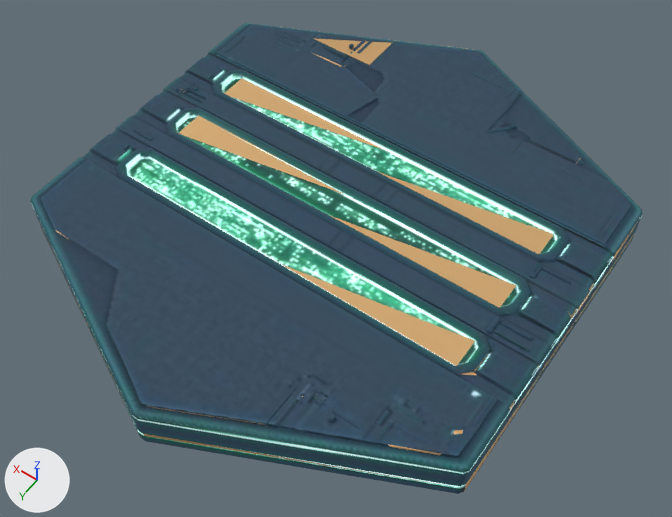
A saved change to the glTF model apps/web/public/modeles/plaine_grenier_v1.glb.
Both versions are drawn from a camera (50 mm lens) standing at (-0.621, 0.863, 1.188) and looking at (-0.038, 0.046, -0.096). The axes (+X, +Y, +Z) are drawn at lower left. The lights are the same throughout. The older version comes first. Vertices at exactly the same position are counted once.

The first picture shows 'plaine_grenier_v1'.
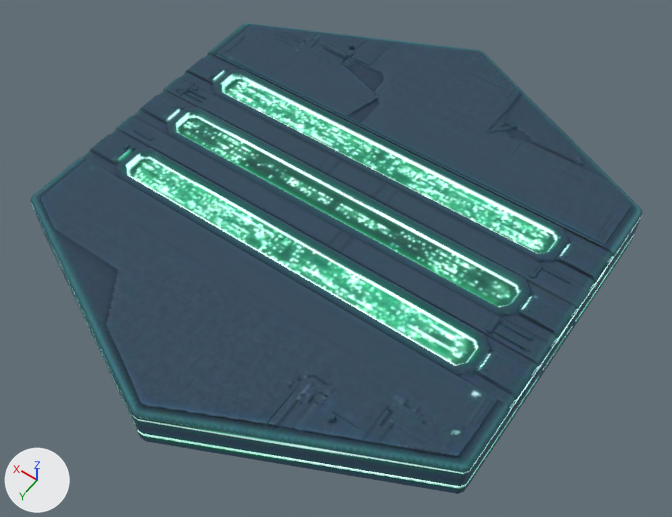
Where the newer file only moved an object's origin or applied its transform, the numbers keep the older frame.

What differs and where, as boxes (x1, y1, x2, y2) in the pictures (672 x 517 px):
part 1 of me_plaine_grenier_v1, recoloured
    both: (51, 27, 641, 493)
part 2 of me_plaine_grenier_v1, recoloured
    both: (51, 38, 640, 490)

The change in detail:
Material 'tripo_mat_1b66ebc3-d7db-4ff2-910f-db75db48b8eb' (mat_tripo_mat_1b66ebc3_d7db_4ff2_910f_db75db48b8eb) is new.
Uses the picture img_image_0.
me_plaine_grenier_v1 has 4740 vertices, 8753 faces and spans x -0.442..0.442, y -0.5..0.5, z -0.099..0.0.
me_plaine_grenier_v1 is used by ob_plaine_grenier_v1; location (0.0, 0.0, 0.0).
me_plaine_grenier_v1 part 1: 8139 faces spanning x -0.442..0.442, y -0.5..0.5, z -0.099..0.0 switch from mat_corps_tripo to mat_tripo_mat_1b66ebc3_d7db_4ff2_910f_db75db48b8eb.
me_plaine_grenier_v1 part 2: 380 faces spanning x -0.442..0.442, y -0.5..0.5, z -0.097..-0.009 switch from mat_bus_cuivre (beige #ddb37c) to mat_tripo_mat_1b66ebc3_d7db_4ff2_910f_db75db48b8eb.
